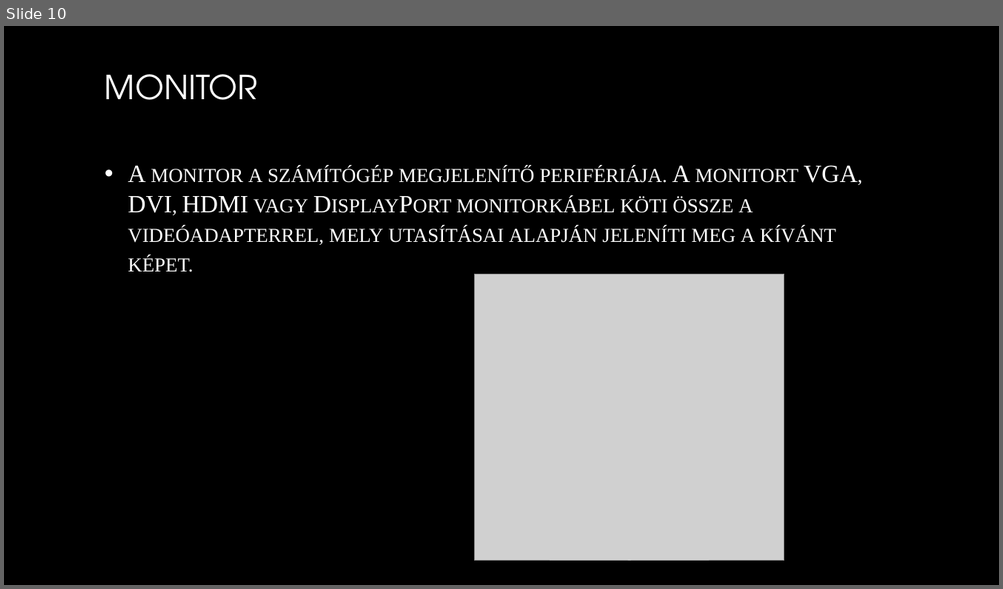
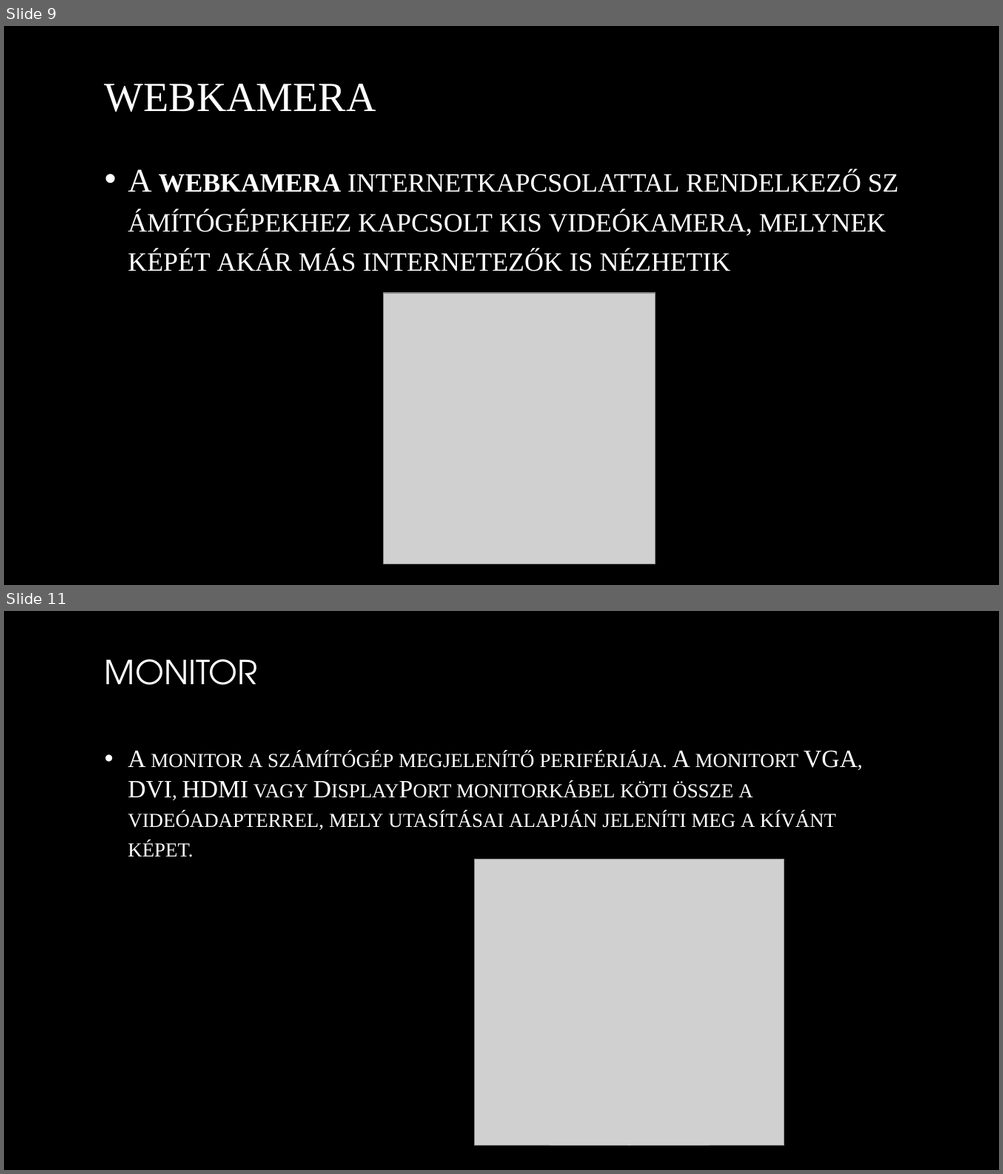
Before and after one commit to kkrisztiann/ikt_ppt1, a slide deck: Perifériák_KK.pptx. Shown one above the other, each under a label of ours: slide 10 before the commit, slides 9 and 11 after it; the slides between them are not shown. The pictures are 1003x589 and 1003x1174 pixels, drawn with LibreOffice and Linux fonts; fonts in the diff are those of the drawing; grey boxes stand for pictures; background and template pictures are left out. Boxes give left, top, right and bottom in pixels: in the first picture for what was removed or moved away, otherwise in the second. Text is boxed around its words. In the diff, an @@ line names an element or a change of style, - is before the commit and + after.

```diff
--- a/Perifériák_KK.pptx
+++ b/Perifériák_KK.pptx
@@ slide 9 added at (4, 26, 999, 585), background picture (left out) @@
@@ title added at (105, 84, 376, 112), 40 pt, text gradient #FFFFFF to #A6A6A6 @@
+WEBKAMERA
@@ text added at (128, 170, 885, 272), 32 pt, text gradient #FFFFFF to #BFBFBF, small capitals @@
+• A webkamera internetkapcsolattal rendelkező számítógépekhez kapcsolt kis videókamera, melynek képét akár más internetezők is nézhetik
@@ picture added at (384, 293, 655, 565) @@
@@ what was slide 10 is now slide 11 @@
```
Also in this commit, not shown: 10 slides changed.
